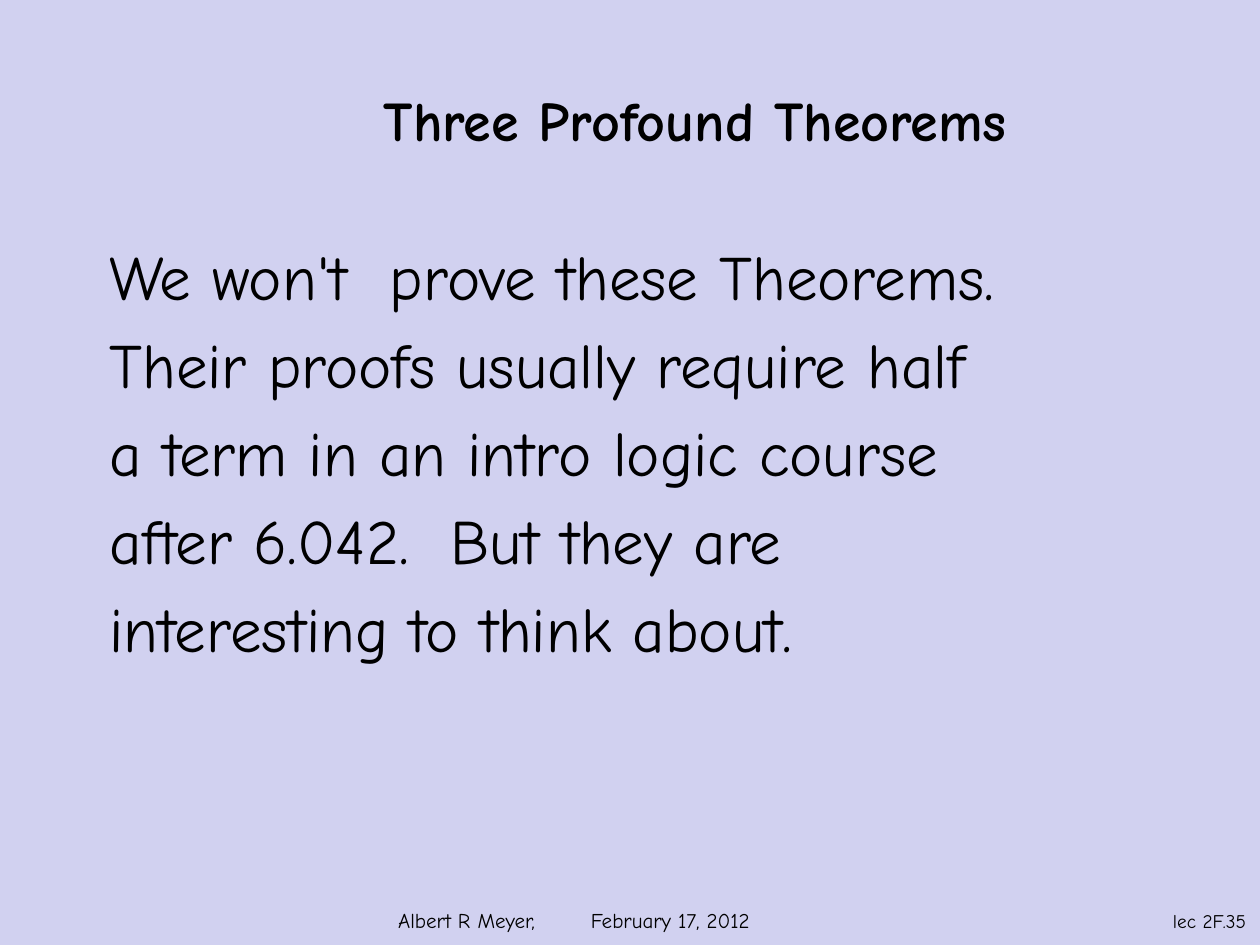
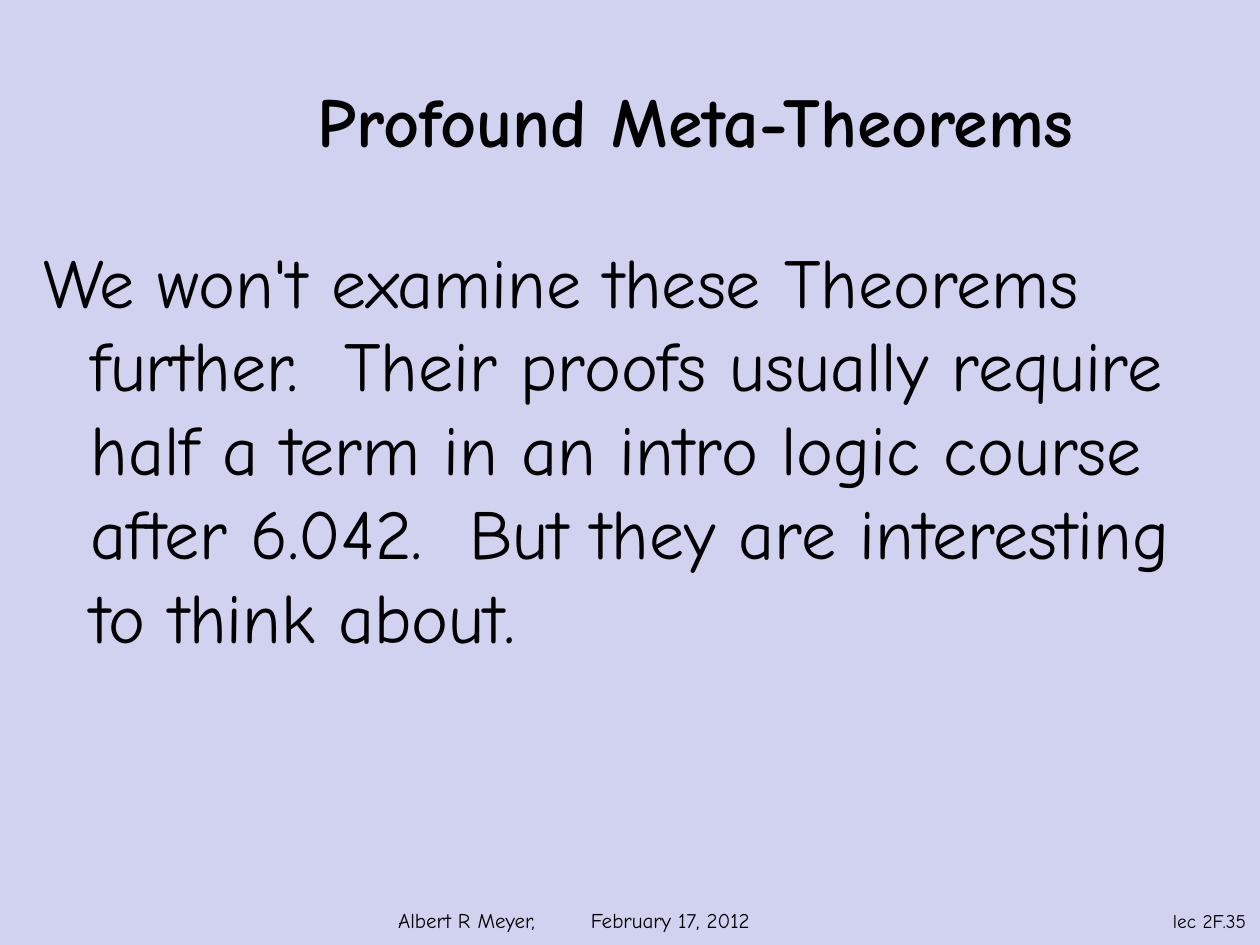
Before and after one commit to armeyer/mcs_web, a slide deck: slide 35 of spring12/slidesS12/slides2f.pptx. Drawn at 1260x945 pixels with LibreOffice and Linux fonts; fonts in the diff are those of the drawing; background and template pictures are left out. Boxes give left, top, right and bottom in pixels: in the first picture for what was removed or moved away, otherwise in the second. Text is boxed around its words. In the diff, an @@ line names an element or a change of style, - is before the commit and + after.

Commit message:
slides2f edits

```diff
--- a/spring12/slidesS12/slides2f.pptx
+++ b/spring12/slidesS12/slides2f.pptx
@@ title at [318, 99, 1074, 148]: text changed; size 32 to 40 pt @@
-Three Profound Theorems
+Profound Meta-Theorems
@@ text at [43, 260, 1170, 644]: text changed; size 36 to 40 pt @@
-We won't prove these Theorems.
-Their proofs usually require half
-a term in an intro logic course
-after 6.042. But they are
-interesting to think about.
+We won't examine these Theorems further. Their proofs usually require half a term in an intro logic course after 6.042. But they are interesting to think about.
```
Also in this commit, not shown: 3 other slides changed.
